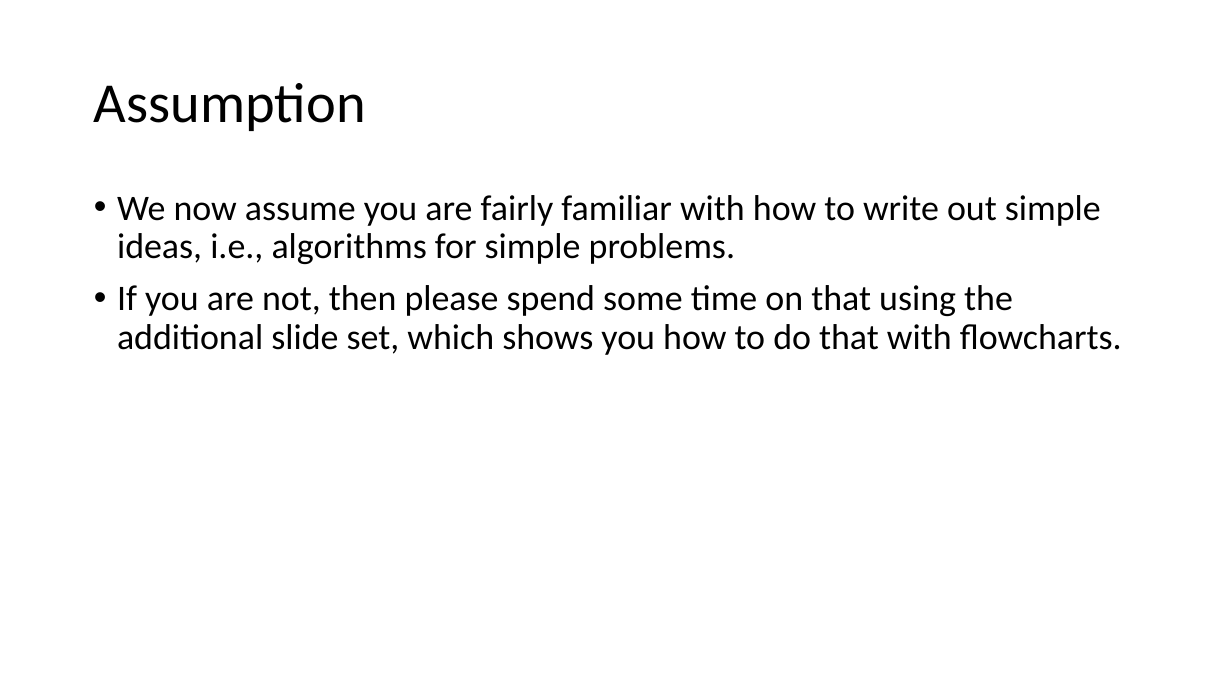
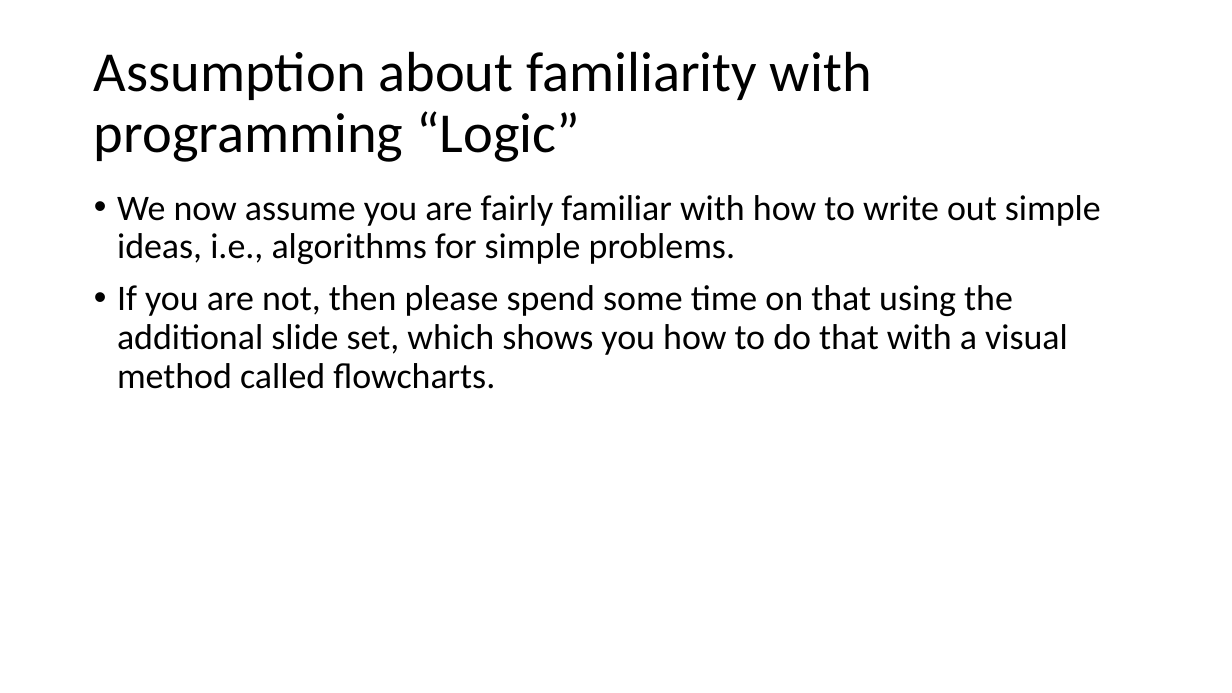
Before and after one commit to rbadrinath/FCP, a slide deck: slide 15 of slides/00-Intro-memory-function.pptx. Drawn at 1232x693 pixels with LibreOffice and Linux fonts; fonts in the diff are those of the drawing. Boxes give left, top, right and bottom in pixels: in the first picture for what was removed or moved away, otherwise in the second. Text is boxed around its words. In the diff, an @@ line names an element or a change of style, - is before the commit and + after.

```diff
--- a/slides/00-Intro-memory-function.pptx
+++ b/slides/00-Intro-memory-function.pptx
@@ title at box(94, 51, 872, 162): text changed @@
-Assumption
+Assumption about familiarity with programming “Logic”
@@ text at box(117, 285, 1068, 389): text changed @@
-• If you are not, then please spend some time on that using the additional slide set, which shows you how to do that with flowcharts.
+• If you are not, then please spend some time on that using the additional slide set, which shows you how to do that with a visual method called flowcharts.
```
Also in this commit, not shown: 1 other file.
